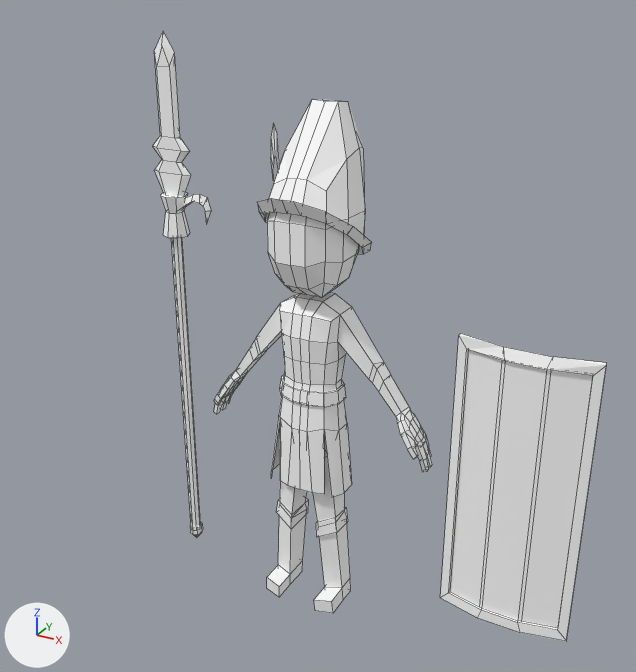
Two versions of the Blender file Resources/characters/soldier/soldierBlend.blend, one commit apart.
Rendered twice from a camera (50 mm lens) standing at (8.67, -15.67, 14.61) and looking at (0.2, -0.26, 6.9). The lights are fixed; the arrows at lower left show +X, +Y and +Z. Mesh edges are drawn as thin lines.

The older version as bpy lines, for what is in view:
```python
me_cube_000 = bpy.data.meshes.new('Cube.000')
me_cube_000.from_pydata(...)  # 221 vertices, 206 faces; spans x 0.0..3.14, y -1.09..0.58, z 0.02..8.59
me_cube_000.materials.append(mat_soldierarmor)  # its picture is missing
me_cube_014 = bpy.data.meshes.new('Cube.014')
me_cube_014.from_pydata(...)  # 279 vertices, 248 faces; spans x -4.67..6.91, y -1.48..1.52, z 0.03..14.48
me_cube_014.materials.append(mat_soldierarmor)  # its picture is missing
ob_cube_000 = bpy.data.objects.new('Cube.000', me_cube_000)
ob_cube_000.location = (0.0, 0.0, 0.0)
ob_cube_000.scale = (0.9, 0.9, 0.9)
_m = ob_cube_000.modifiers.new('Mirror', 'MIRROR')
ob_cube_014 = bpy.data.objects.new('Cube.014', me_cube_014)
ob_cube_014.location = (0.0, 0.0, 0.0)
ob_cube_014.scale = (0.9, 0.9, 0.9)
```
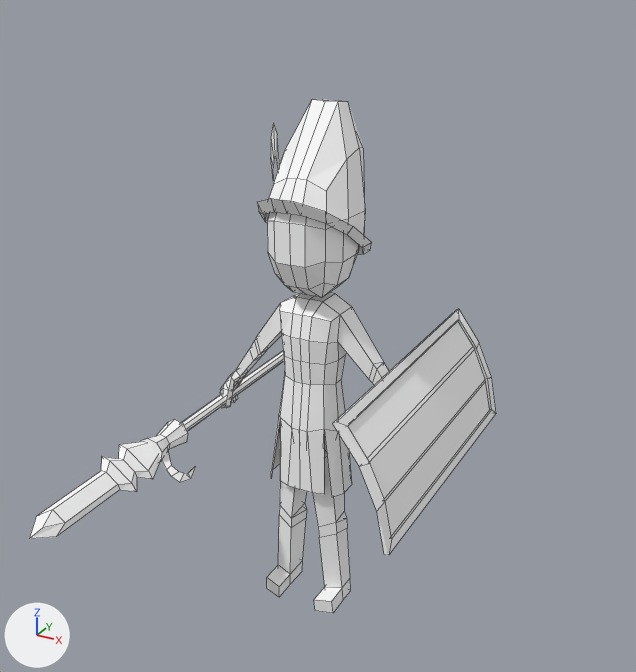
The newer file adds a shape key; the second version is drawn at full value of the shape key 'weapons' of 'Cube.000', and the change is written as the vertex moves it makes.

Boxes (x1, y1, x2, y2) around the edits, measured in the pictures (636 x 672 px; the box of a moved part takes in the faces that stretch with it):
'Cube.000', reshaped, modifiers changed (114% wider, 60% taller)
    before: (214, 293, 432, 613)
    after: (29, 99, 496, 613)
'Cube.014', deleted
    before: (152, 31, 607, 641)
part 1 of me_cube_000, added
    after: (181, 351, 284, 432)
part 2 of me_cube_000, added
    after: (29, 442, 160, 539)
part 3 of me_cube_000, added
    after: (333, 309, 496, 555)
part 4 of me_cube_000, added
    after: (141, 419, 188, 461)
part 5 of me_cube_000, added
    after: (162, 449, 195, 482)
part 6 of me_cube_000, deleted
    before: (277, 498, 348, 537)
part 7 of me_cube_000, built on
    before: (278, 375, 350, 588)
    after: (220, 293, 350, 597)
part 8 of me_cube_000, moved or reshaped (not visible afterwards)
    before: (214, 376, 432, 472)

Edits to the bpy script that builds the scene:
```text
Change me_cube_000:
    used by ob_cube_000; location = (0.0, 0.0, 0.0); scale = (0.9, 0.9, 0.9)
    remove me_cube_000.from_pydata(...)  # 221 vertices, 206 faces; spans x 0.0..3.14, y -1.09..0.58, z 0.02..8.59
    add me_cube_000.from_pydata(...)  # 631 vertices, 600 faces; spans x -3.17..3.36, y -7.22..7.22, z 0.02..13.12
    me_cube_000 part 1: a new loose piece, an 8-sided cylinder along y spanning x -2.84..-2.55, y -2.81..6.87, z 5.06..5.34, in mat_soldierarmor (its picture is missing)
    me_cube_000 part 2: a new loose piece of 39 vertices spanning x -3.17..-2.22, y -7.22..-3.26, z 4.87..5.53, in mat_soldierarmor (its picture is missing)
    me_cube_000 part 3: a new loose piece of 30 vertices spanning x 1.94..3.36, y -2.77..4.62, z 4.01..7.0, in mat_soldierarmor (its picture is missing)
    me_cube_000 part 4: a new loose piece of 24 vertices spanning x -3.04..-2.35, y -3.3..-2.26, z 4.86..5.54, in mat_soldierarmor (its picture is missing)
    me_cube_000 part 5: a new loose piece of 16 vertices spanning x -2.67..-1.77, y -3.4..-2.64, z 4.55..5.22, in mat_soldierarmor (its picture is missing)
    me_cube_000 part 6: the loose piece of 8 vertices spanning x 0.35..0.93, y -0.67..0.27, z 2.03..2.76 is deleted
    me_cube_000 part 7
    29 vertices are removed from x 0.0..0.85, y -0.82..0.51, z 6.02..6.36
    32 faces are deleted
    3 vertices move from x 0.0..0.61, y -0.71..0.31, z 6.02..6.36 to x -0.72..-0.17, y -0.79..0.33, z 4.62..4.81
    168 vertices are added at x -2.95..0.89, y -1.09..0.58, z 0.02..8.59
    184 new faces join them
    me_cube_000 part 8
    35 vertices move from x 2.49..3.14, y -0.37..0.42, z 4.58..5.69 to x 2.4..2.95, y -0.37..0.45, z 4.88..5.56
Change ob_cube_000:
    remove _m = ob_cube_000.modifiers.new('Mirror', 'MIRROR')
Remove ob_cube_014:
    ob_cube_014 = bpy.data.objects.new('Cube.014', me_cube_014)
    ob_cube_014.location = (0.0, 0.0, 0.0)
    ob_cube_014.scale = (0.9, 0.9, 0.9)
```
